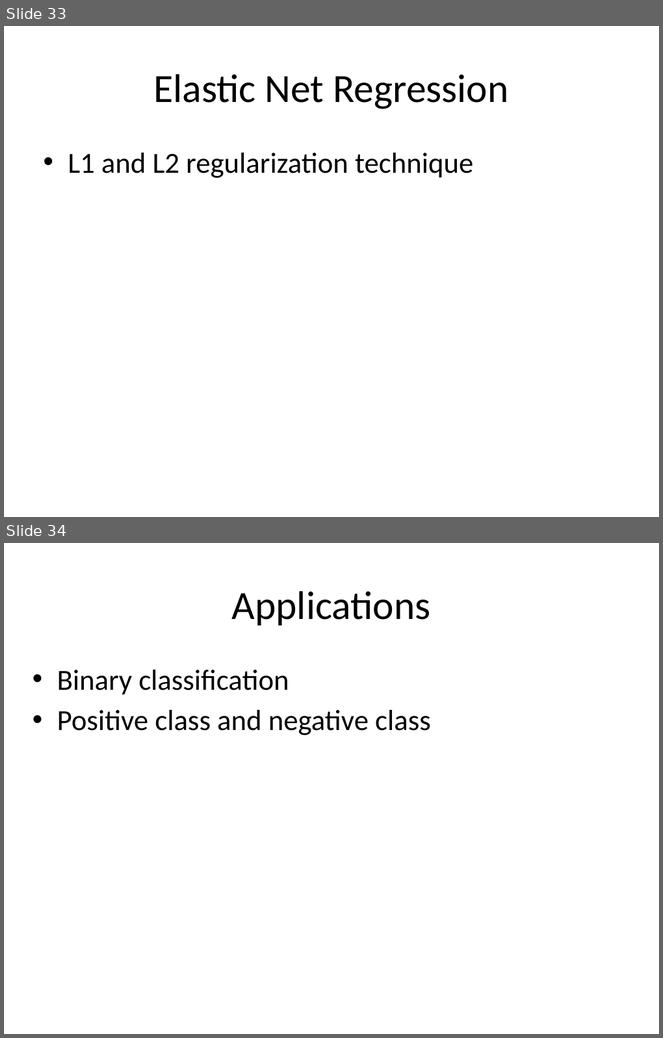
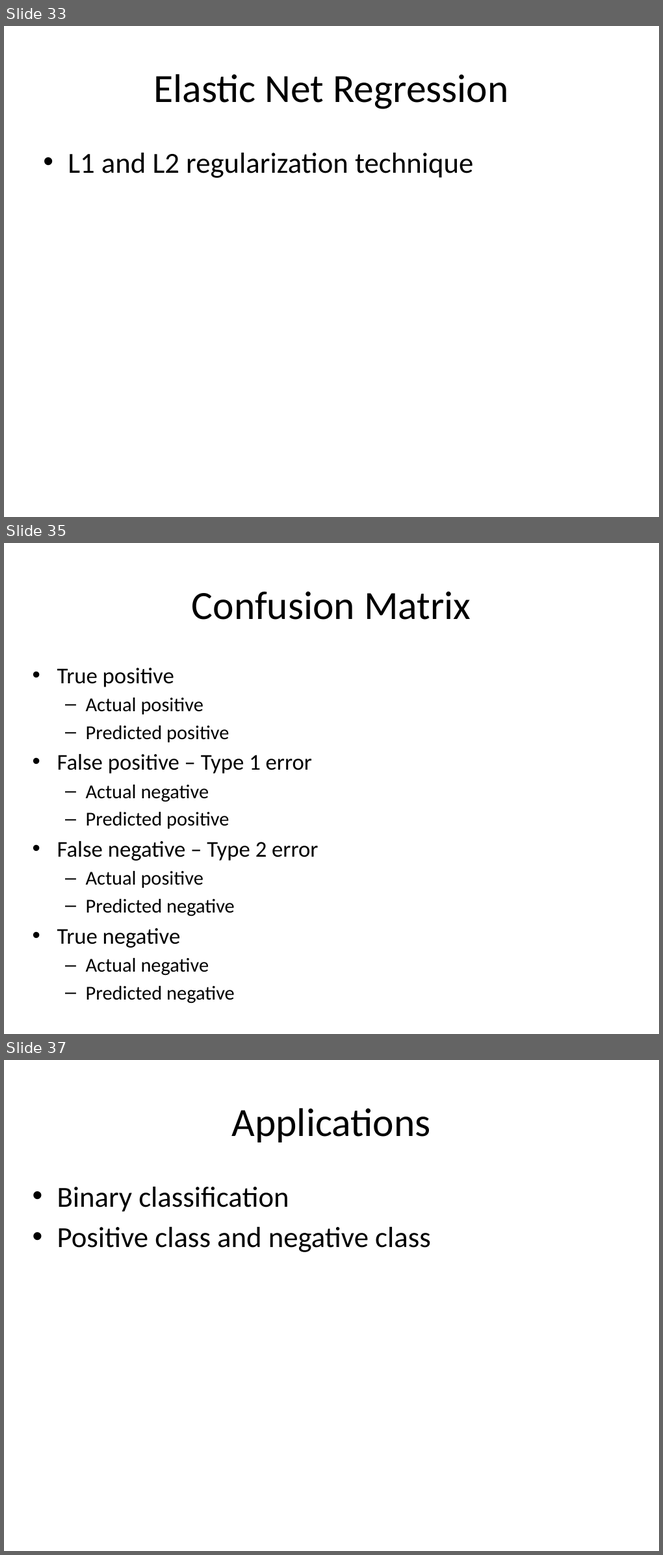
Before and after one commit to look4pritam/ArtificialIntelligence, a slide deck: MachineLearning/LogisticRegression/LogisticRegression.pptx. Shown one above the other, each under a label of ours: slides 33 and 34 before the commit, slides 33, 35 and 37 after it; the slides between them are not shown. The pictures are 663x1038 and 663x1555 pixels, drawn with LibreOffice and Linux fonts; fonts in the diff are those of the drawing. Boxes give left, top, right and bottom in pixels: in the first picture for what was removed or moved away, otherwise in the second. Text is boxed around its words. In the diff, an @@ line names an element or a change of style, - is before the commit and + after.

```diff
--- a/MachineLearning/LogisticRegression/LogisticRegression.pptx
+++ b/MachineLearning/LogisticRegression/LogisticRegression.pptx
@@ slide 35 added at (4, 543, 659, 1034), background #FFFFFF @@
@@ title added at (192, 591, 471, 620), 44 pt, text #000000 @@
+Confusion Matrix
@@ text added at (57, 668, 318, 976), 21.7 pt, text #000000 @@
+• True positive
+  – Actual positive
+  – Predicted positive
+• False positive – Type 1 error
+  – Actual negative
+  – Predicted positive
+• False negative – Type 2 error
+  – Actual positive
+  – Predicted negative
+• True negative
+  – Actual negative
+  – Predicted negative
@@ what was slide 34 is now slide 37 @@
```
Also in this commit, not shown: 2 other slides added, 2 other files.
